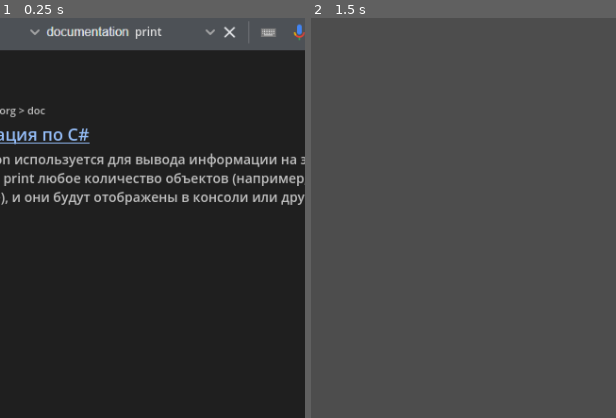
Above: before the commit, frames 1-2 (left to right).
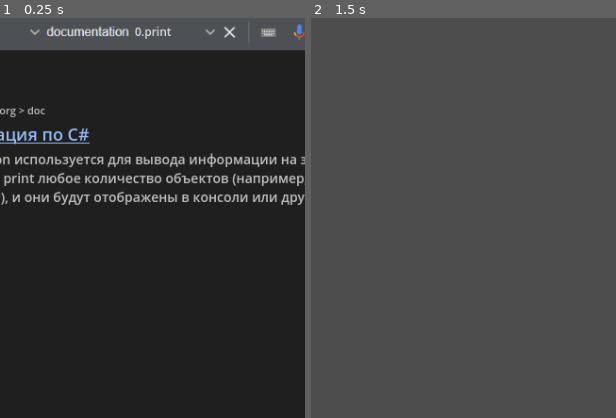
Above: after the commit, the same moments.

Repository: chunchunmaru0000/programmwriter-simulator
Game: Godot game, scene res://scenes/chrome.tscn
Two runs of this game, one before a commit and one after it. Both use one fixed random seed, a clock stepped at 60 frames per second and the inputs below. This scene is started directly instead of the project's main scene.
Inputs (mouse positions are % of the whole screen's width and height, from its top left):
- Up to frame 1 (0.25 s): no input
- Up to frame 2 (1.5 s): click (50, 2) at 0.5 s; click (8, 99) at 1.25 s
The pictures show only the part of the screen within x 30-80%, y 8-58%; the shares and areas given below are measured in that part.

The runs differ from the first frame. In frame 1, 0.2% of the frame differs, in the area x 44-57%, y 2-6%; in frame 2, nothing differs.
Error before the commit: Cannot call method 'get_files' on a null value. (res://scripts/chrome.gd:119)
Error after the commit: Cannot call method 'get_files' on a null value. (res://scripts/chrome.gd:120)

Commit message:
long comment

Diff:
--- a/scripts/chrome.gd
+++ b/scripts/chrome.gd
@@ -58,6 +58,7 @@
 	var text: String
 
 	func _init(id: int, theme: String, text: String) -> void:
+		self.id = id
 		self.theme = theme
 		self.text = text
 
@@ -174,12 +175,41 @@
 	var code: String
 	var comment: String
 	var pos: int
+	var no_need: Array
+
+	var check_comment: bool
+	var long_comment: bool
 
 	func _init(code: String, comment: String) -> void:
 		self.code = code
 		self.comment = comment
 		self.pos = 0
 
+		self.no_need = [
+			' ', '\t', '\n', '+', '-', '*', '=', '/', '%', '[', ']', '(', ')', '{', '}',
+			'|', '$', '&', '@', ';', ',', '.', ':', '?', '<', '>', '!', '#'
+		]
+
+		if comment == '':
+			check_comment = false
+		else:
+			check_comment = true
+			if comment.length() > 1:
+				long_comment = true
+				for j in comment.length():
+					for i in no_need.size():
+						if no_need[i] == comment[j]:
+							no_need.remove_at(i)
+							print(no_need)
+							break
+			else:
+				long_comment = false
+				for i in no_need.size():
+					if no_need[i] == comment:
+						no_need.remove_at(i)
+						break
+
+
 	func current() -> String:
 		if pos < code.length():
 			return code[pos]
@@ -192,14 +222,20 @@
 		if current() == '<эээ///>':
 			return '<эээ///>'
 		var begin: int = pos
-		if current() == self.comment:
-			while not current() in ['\n', '<эээ///>']:
-				next()
-			return '[color=#008200]' + code.substr(begin, pos - begin) + '[/color]'
-		var no_need: Array = [
-			' ', '\t', '\n', '+', '-', '*', '=', '/', '%', '[', ']', '(', ')', '{', '}',
-			'|', '$', '&', '@', ';', ',', '.', ':', '?', '<', '>', '!'
-		]
+		if check_comment:
+			if long_comment:
+				if pos + comment.length() < code.length():
+					if code.substr(pos, comment.length()) == comment:
+						pos += comment.length()
+						while not current() in ['\n', '<эээ///>']:
+							next()
+						return '[color=#008200]' + code.substr(begin, pos - begin) + '[/color]'
+			else:
+				if current() == comment:
+					while not current() in ['\n', '<эээ///>']:
+						next()
+					return '[color=#008200]' + code.substr(begin, pos - begin) + '[/color]'
+
 		if current() in no_need:
 			while current() in no_need:
 				next()
@@ -260,7 +296,7 @@
 				next()
 			return '[color=#a0ffe0]' + code.substr(begin, pos - begin) + '[/color]'
 		if current().is_valid_identifier():
-			while current().is_valid_identifier():
+			while current().is_valid_identifier() or current().is_valid_int():
 				next()
 			return code.substr(begin, pos - begin)
 		else:
@@ -301,14 +337,14 @@
 
 	combo_box_learns.clear()
 
-	var block_style: StyleBoxFlat = preload("res://pc_images/chrome/learn/block_style.tres")
+	var site_block_style: StyleBoxFlat = preload("res://pc_images/chrome/learn/block_style.tres")
 	var text_wide: int = 498
 	var x_padding: int = 16
 	var y_padding: int = 12
 	var half_y_padding: int = y_padding / 2
 	lang.learns.sort_custom(func(a: Site, b: Site): return a.id < b.id)
 	for site: Site in lang.learns:
-		combo_box_learns.add_item(site.theme)
+		combo_box_learns.add_item(str(site.id) + '.' + site.theme)
 
 		var icon: TextureRect = TextureRect.new()
 		icon.texture = lang.img
@@ -366,15 +402,15 @@
 		vbox.add_child(title)
 		vbox.add_child(desc)
 		vbox.add_child(more)
-		vbox.add_child(get_new_panel(block_style, 'y', y_padding + half_y_padding))
+		vbox.add_child(get_new_panel(site_block_style, 'y', y_padding + half_y_padding))
 
 		var panel: PanelContainer = PanelContainer.new()
-		panel.add_theme_stylebox_override('panel', block_style)
+		panel.add_theme_stylebox_override('panel', site_block_style)
 		panel.add_child(vbox)
 		panel.custom_minimum_size.x = $Scroll/Lenta.custom_minimum_size.x - $Scroll.get_v_scroll_bar().size.x - x_padding * 2
 
 		var hgrid: HBoxContainer = HBoxContainer.new()
-		var left: PanelContainer = get_new_panel(block_style, 'x', x_padding)
+		var left: PanelContainer = get_new_panel(site_block_style, 'x', x_padding)
 
 		hgrid.add_child(left)
 		hgrid.add_child(panel)
@@ -420,7 +456,7 @@
 		func(index: int):
 			var needed_node: HBoxContainer
 			for node in $Scroll/Lenta.get_children():
-				if node.name == combo_box_learns.text:
+				if node.name == '.'.join(combo_box_learns.text.split('.').slice(1)):
 					needed_node = node
 					break
 			$Scroll/Lenta.move_child(needed_node, 1)
Not shown, changed: langs/C#/data.txt
Not shown, changed: langs/C#/learn/0000.print.txt
Not shown, changed: langs/Python/data.txt
Not shown, changed: langs/Python/learn/0016.Область видимости переменных.txt
Not shown, changed: save.txt
